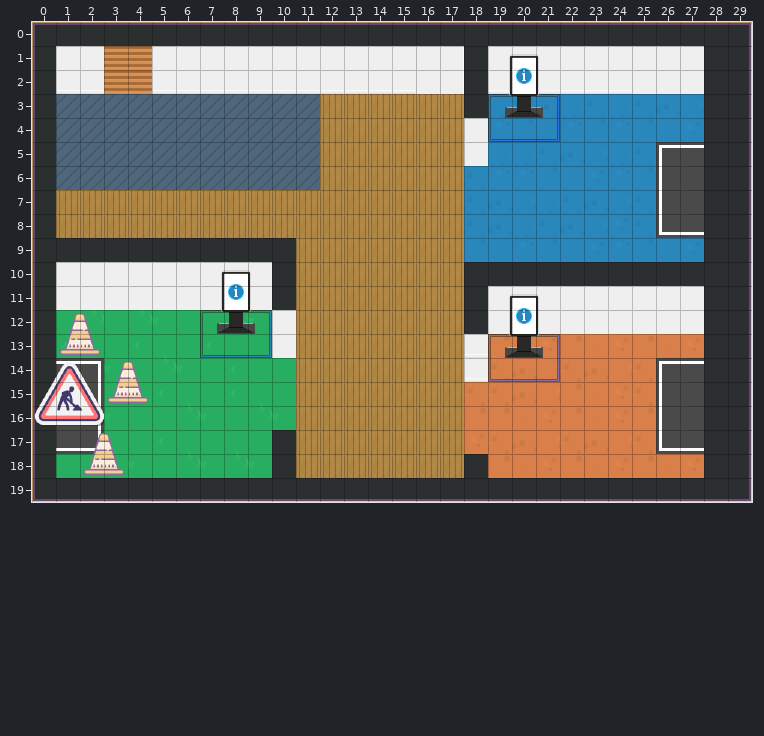
Two states of a Tiled map (JSON), cours.tmj. Above, as it was before the edit.
Cells are 32x32 px. Shown: x 0..29, y 0..19.
After:
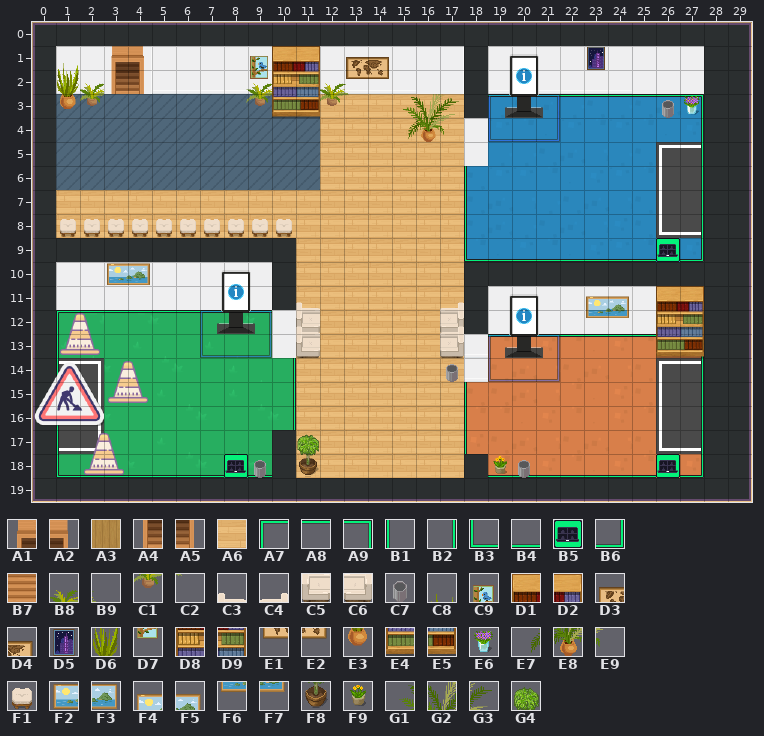
Key: from "Chunk 1": A1 4 turned 180, A2 5 turned 180, A3 5 turned 90, A4 6 turned 180, A5 7 turned 180, A6 22, A7 50, A8 51, A9 52, B1 53, B2 54, B3 55, B4 56, B5 57, B6 58, B7 81 flipped up-down, B8 98, B9 99, C1 101, C2 102, C3 103, C4 104, C5 105, C6 106, C7 107, C8 108, C9 109, D1 110, D2 111, D3 112, D4 113, D5 114, D6 115, D7 116, D8 117, D9 118, E1 119, E2 120, E3 121, E4 122, E5 123, E6 124, E7 125, E8 126, E9 127, F1 128, F2 129, F3 130, F4 131, F5 132, F6 133, F7 134, F8 135, F9 136, G1 137, G2 138, G3 139, G4 140.
__ is an empty cell, .. an unchanged one.
Tiles of an added or newly shown layer are drawn over the layers below it.
Change:
--- layer "escalier" (added)
@@ x 3..4 @@
- 1 __ __
- 2 __ __
+ 1 A1 A2
+ 2 A4 A5
--- layer "sol"
@@ x 1..17 @@
- 3 .. .. .. .. .. .. .. .. .. .. .. A3 A3 A3 A3 A3 A3
- 4 .. .. .. .. .. .. .. .. .. .. .. A3 A3 A3 A3 A3 A3
- 5 .. .. .. .. .. .. .. .. .. .. .. A3 A3 A3 A3 A3 A3
- 6 .. .. .. .. .. .. .. .. .. .. .. A3 A3 A3 A3 A3 A3
- 7 A3 A3 A3 A3 A3 A3 A3 A3 A3 A3 A3 A3 A3 A3 A3 A3 A3
- 8 A3 A3 A3 A3 A3 A3 A3 A3 A3 A3 A3 A3 A3 A3 A3 A3 A3
- 9 .. .. .. .. .. .. .. .. .. .. A3 A3 A3 A3 A3 A3 A3
-10 .. .. .. .. .. .. .. .. .. .. A3 A3 A3 A3 A3 A3 A3
-11 .. .. .. .. .. .. .. .. .. .. A3 A3 A3 A3 A3 A3 A3
-12 .. .. .. .. .. .. .. .. .. .. .. A3 A3 A3 A3 A3 A3
-13 .. .. .. .. .. .. .. .. .. .. A3 A3 A3 A3 A3 A3 A3
-14 .. .. .. .. .. .. .. .. .. .. A3 A3 A3 A3 A3 A3 A3
-15 .. .. .. .. .. .. .. .. .. .. A3 A3 A3 A3 A3 A3 A3
-16 .. .. .. .. .. .. .. .. .. .. A3 A3 A3 A3 A3 A3 A3
-17 .. .. .. .. .. .. .. .. .. .. A3 A3 A3 A3 A3 A3 A3
-18 .. .. .. .. .. .. .. .. .. .. A3 A3 A3 A3 A3 A3 A3
+ 3 .. .. .. .. .. .. .. .. .. .. .. A6 A6 A6 A6 A6 A6
+ 4 .. .. .. .. .. .. .. .. .. .. .. A6 A6 A6 A6 A6 A6
+ 5 .. .. .. .. .. .. .. .. .. .. .. A6 A6 A6 A6 A6 A6
+ 6 .. .. .. .. .. .. .. .. .. .. .. A6 A6 A6 A6 A6 A6
+ 7 A6 A6 A6 A6 A6 A6 A6 A6 A6 A6 A6 A6 A6 A6 A6 A6 A6
+ 8 A6 A6 A6 A6 A6 A6 A6 A6 A6 A6 A6 A6 A6 A6 A6 A6 A6
+ 9 .. .. .. .. .. .. .. .. .. .. A6 A6 A6 A6 A6 A6 A6
+10 .. .. .. .. .. .. .. .. .. .. A6 A6 A6 A6 A6 A6 A6
+11 .. .. .. .. .. .. .. .. .. .. A6 A6 A6 A6 A6 A6 A6
+12 .. .. .. .. .. .. .. .. .. .. .. A6 A6 A6 A6 A6 A6
+13 .. .. .. .. .. .. .. .. .. .. A6 A6 A6 A6 A6 A6 A6
+14 .. .. .. .. .. .. .. .. .. .. A6 A6 A6 A6 A6 A6 A6
+15 .. .. .. .. .. .. .. .. .. .. A6 A6 A6 A6 A6 A6 A6
+16 .. .. .. .. .. .. .. .. .. .. A6 A6 A6 A6 A6 A6 A6
+17 .. .. .. .. .. .. .. .. .. .. A6 A6 A6 A6 A6 A6 A6
+18 .. .. .. .. .. .. .. .. .. .. A6 A6 A6 A6 A6 A6 A6
--- layer "sol2" (added)
@@ x 18..27 @@
- 3 .. __ __ __ __ __ __ __ __ __
- 4 .. .. .. .. .. .. .. .. .. __
- 5 .. .. .. .. .. .. .. .. .. __
- 6 __ .. .. .. .. .. .. .. .. __
- 7 __ .. .. .. .. .. .. .. .. __
- 8 __ .. .. .. .. .. .. .. .. __
- 9 __ __ __ __ __ __ __ __ __ __
+ 3 .. A8 A8 A8 A8 A8 A8 A8 A8 A9
+ 4 .. .. .. .. .. .. .. .. .. B2
+ 5 .. .. .. .. .. .. .. .. .. B2
+ 6 B1 .. .. .. .. .. .. .. .. B2
+ 7 B1 .. .. .. .. .. .. .. .. B2
+ 8 B1 .. .. .. .. .. .. .. .. B2
+ 9 B3 B4 B4 B4 B4 B4 B4 B4 B5 B6
@@ x 1..27 @@
-12 __ __ __ __ __ __ __ __ __ .. .. .. .. .. .. .. .. .. .. .. .. .. .. .. .. .. ..
-13 __ .. .. .. .. .. .. .. .. .. .. .. .. .. .. .. .. .. __ __ __ __ __ __ __ __ __
-14 __ .. .. .. .. .. .. .. .. __ .. .. .. .. .. .. .. .. .. .. .. .. .. .. .. .. __
-15 .. .. .. .. .. .. .. .. .. __ .. .. .. .. .. .. .. __ .. .. .. .. .. .. .. .. __
-16 __ .. .. .. .. .. .. .. .. __ .. .. .. .. .. .. .. __ .. .. .. .. .. .. .. .. __
-17 __ .. .. .. .. .. .. .. .. .. .. .. .. .. .. .. .. __ .. .. .. .. .. .. .. .. __
-18 __ __ __ __ __ __ __ __ __ .. .. .. .. .. .. .. .. .. __ __ __ __ __ __ __ __ __
+12 A7 A8 A8 A8 A8 A8 A8 A8 A8 .. .. .. .. .. .. .. .. .. .. .. .. .. .. .. .. .. ..
+13 B1 .. .. .. .. .. .. .. .. .. .. .. .. .. .. .. .. .. A8 A8 A8 A8 A8 A8 A8 A8 A9
+14 B1 .. .. .. .. .. .. .. .. B2 .. .. .. .. .. .. .. .. .. .. .. .. .. .. .. .. B2
+15 .. .. .. .. .. .. .. .. .. B2 .. .. .. .. .. .. .. B1 .. .. .. .. .. .. .. .. B2
+16 B1 .. .. .. .. .. .. .. .. B2 .. .. .. .. .. .. .. B1 .. .. .. .. .. .. .. .. B2
+17 B1 .. .. .. .. .. .. .. .. .. .. .. .. .. .. .. .. B1 .. .. .. .. .. .. .. .. B2
+18 B3 B4 B4 B4 B4 B4 B4 B5 B4 .. .. .. .. .. .. .. .. .. B4 B4 B4 B4 B4 B4 B4 B5 B6
--- layer "info_dev"
@@ x 3..4 @@
- 1 B7 B7
- 2 B7 B7
+ 1 __ __
+ 2 __ __
--- layer "decoration2" (added)
@@ x 9..13 @@
- 2 __ .. .. .. __
- 3 __ .. .. .. __
+ 2 B8 .. .. .. B9
+ 3 C1 .. .. .. C2
@@ x 11..17 @@
-11 __ .. .. .. .. .. __
-12 __ .. .. .. .. .. __
+11 C3 .. .. .. .. .. C4
+12 C5 .. .. .. .. .. C6
@@ x 17..17 @@
-14 __
+14 C7
--- layer "decoration" (added)
@@ x 1..27 @@
- 1 __ .. .. .. .. .. .. .. __ __ __ .. __ __ .. .. .. .. .. .. .. .. __ .. .. .. ..
- 2 __ __ .. .. .. .. .. .. __ __ __ __ __ __ .. .. .. .. .. .. .. .. .. .. .. .. ..
- 3 __ __ .. .. .. .. .. .. .. __ __ __ .. .. .. .. .. .. .. .. .. .. .. .. .. __ __
- 4 .. .. .. .. .. .. .. .. .. .. .. .. .. .. __ __ __ .. .. .. .. .. .. .. .. .. ..
+ 1 C8 .. .. .. .. .. .. .. C9 D1 D2 .. D3 D4 .. .. .. .. .. .. .. .. D5 .. .. .. ..
+ 2 D6 B8 .. .. .. .. .. .. D7 D8 D9 B8 E1 E2 .. .. .. .. .. .. .. .. .. .. .. .. ..
+ 3 E3 C1 .. .. .. .. .. .. .. E4 E5 C1 .. .. .. .. .. .. .. .. .. .. .. .. .. C7 E6
+ 4 .. .. .. .. .. .. .. .. .. .. .. .. .. .. E7 E8 E9 .. .. .. .. .. .. .. .. .. ..
@@ x 1..10 @@
- 8 __ __ __ __ __ __ __ __ __ __
+ 8 F1 F1 F1 F1 F1 F1 F1 F1 F1 F1
@@ x 3..27 @@
-10 __ __ .. .. .. .. .. .. .. .. .. .. .. .. .. .. .. .. .. .. .. .. .. .. ..
-11 .. .. .. .. .. .. .. .. .. .. .. .. .. .. .. .. .. .. .. .. __ __ .. __ __
-12 .. .. .. .. .. .. .. .. __ .. .. .. .. .. __ .. .. .. .. .. __ __ .. __ __
-13 .. .. .. .. .. .. .. .. __ .. .. .. .. .. __ .. .. .. .. .. .. .. .. __ __
+10 F2 F3 .. .. .. .. .. .. .. .. .. .. .. .. .. .. .. .. .. .. .. .. .. .. ..
+11 .. .. .. .. .. .. .. .. .. .. .. .. .. .. .. .. .. .. .. .. F4 F5 .. D1 D2
+12 .. .. .. .. .. .. .. .. C3 .. .. .. .. .. C4 .. .. .. .. .. F6 F7 .. D8 D9
+13 .. .. .. .. .. .. .. .. C5 .. .. .. .. .. C6 .. .. .. .. .. .. .. .. E4 E5
@@ x 9..20 @@
-18 __ .. __ .. .. .. .. .. .. .. __ __
+18 C7 .. F8 .. .. .. .. .. .. .. F9 C7
--- layer "above" (added)
@@ x 15..17 @@
- 3 __ __ __
+ 3 G1 G2 G3
@@ x 11..11 @@
-17 __
+17 G4
Changed places in both pictures, as pixel boxes (x1, y1, x2, y2):
changed: (56, 46, 704, 478)
